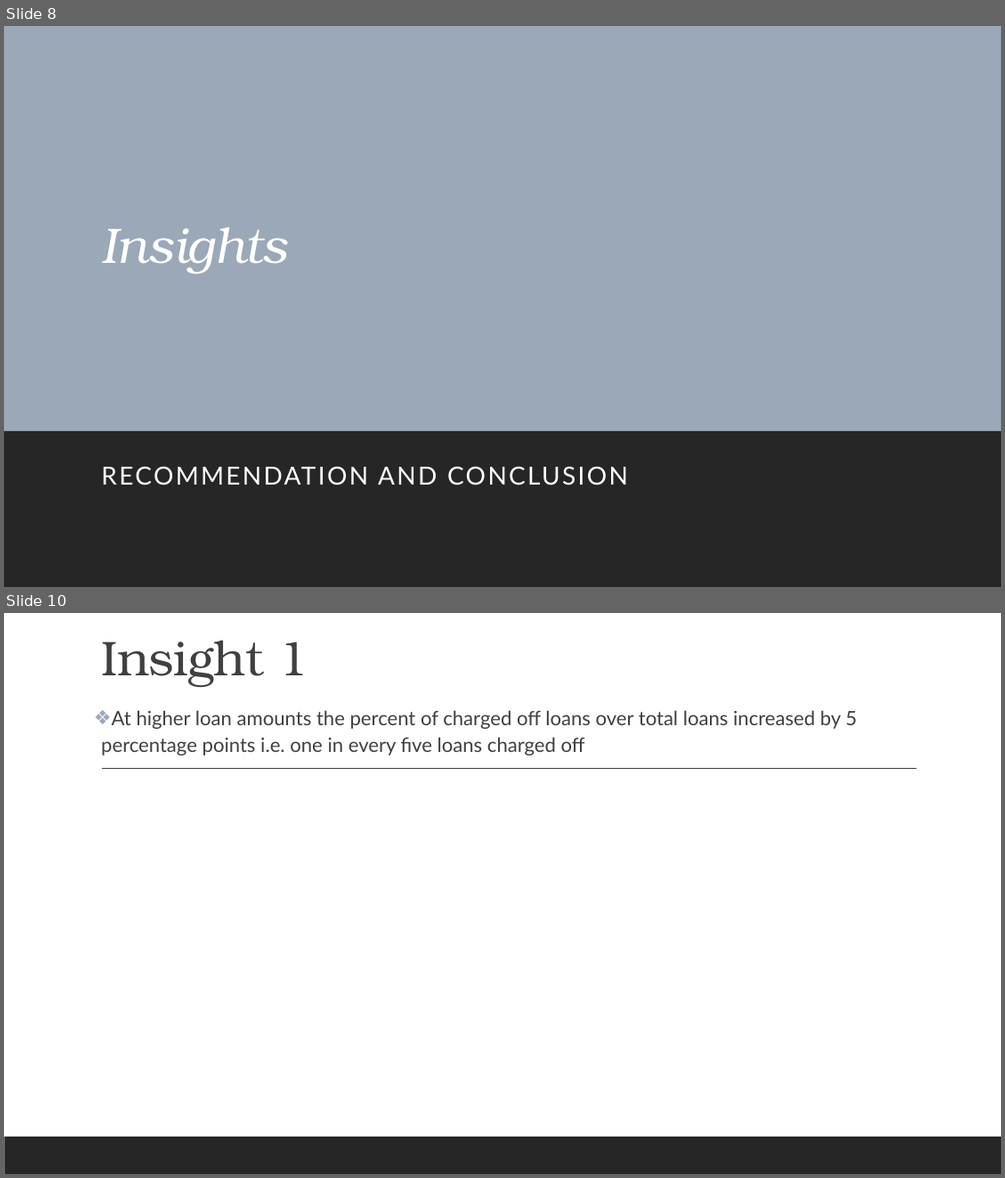
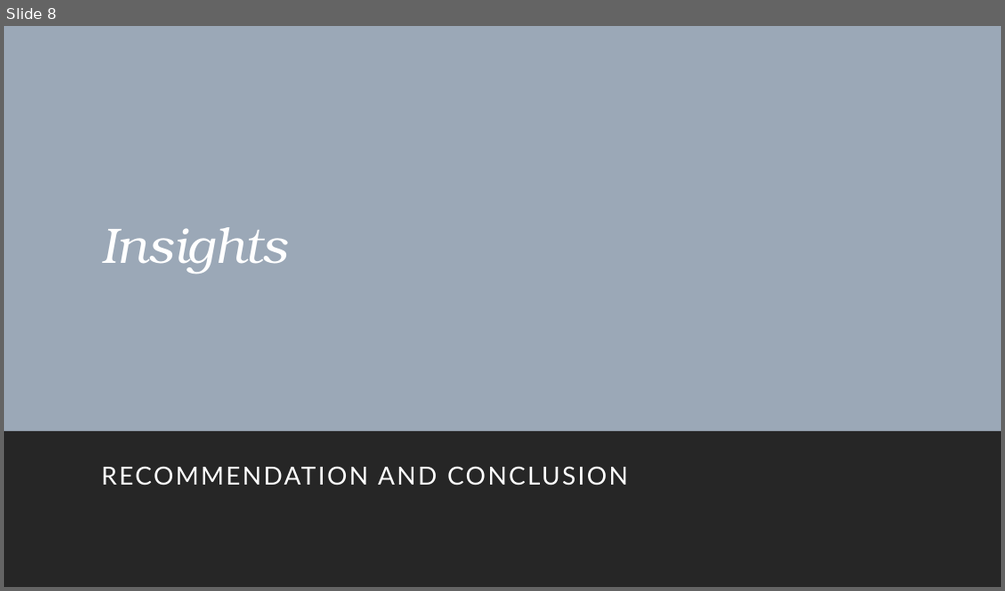
Before and after one commit to vidhyadharpandit/LendingClubCaseStudy, a slide deck: LendingClubCaseStudy-Presentation.pptx. Shown one above the other, each under a label of ours: slides 8 and 10 before the commit, slide 8 after it; the slides between them are not shown. The pictures are 1005x1178 and 1005x591 pixels, drawn with LibreOffice and Linux fonts; fonts in the diff are those of the drawing. Boxes give left, top, right and bottom in pixels: in the first picture for what was removed or moved away, otherwise in the second. Text is boxed around its words. In the diff, an @@ line names an element or a change of style, - is before the commit and + after.

```diff
--- a/LendingClubCaseStudy-Presentation.pptx
+++ b/LendingClubCaseStudy-Presentation.pptx
@@ slide 10 removed at bbox=[4, 613, 1001, 1174], background #FFFFFF; not listed: 1 template element that a slide beside it also shows @@
@@ title removed at bbox=[101, 640, 309, 687] @@
-Insight 1
@@ text removed at bbox=[101, 710, 857, 755] @@
-❖ At higher loan amounts the percent of charged off loans over total loans increased by 5 percentage points i.e. one in every five loans charged off
@@ line removed from (102, 769) to (917, 769) @@
```
Also in this commit, not shown: 12 slides changed, 3 slides added, 4 other slides removed, 2 other files.
